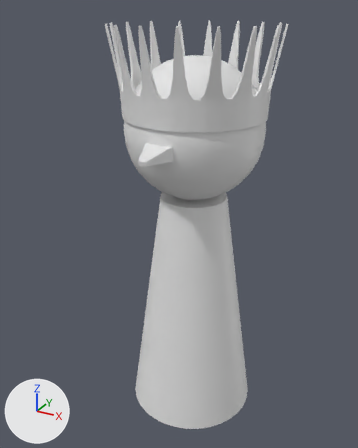
The Blender file Assets/blenderAsset/player.blend as it was, and as the next commit left it.
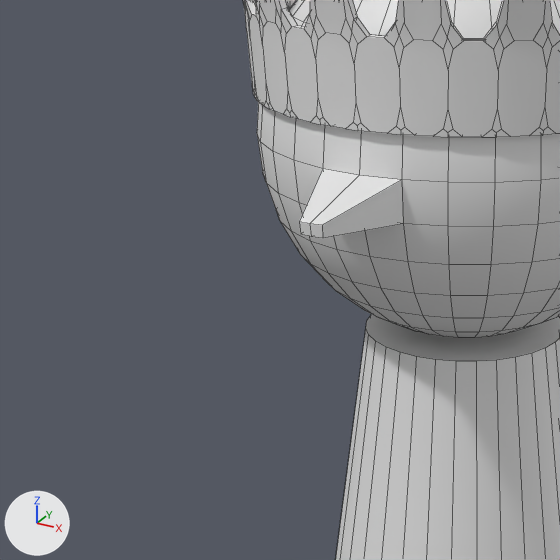
Each version appears first whole from a 50 mm camera at (0.203, -0.399, 0.398) aimed at (0.003, -0.035, 0.216), and next in a close-up on the part from 10% to 63% of the width and 19% to 61% of the height. The axes (+X, +Y, +Z) are drawn at lower left. The lights are the same throughout. The close-ups show mesh edges as thin lines.

The first close-up shows '円柱'.
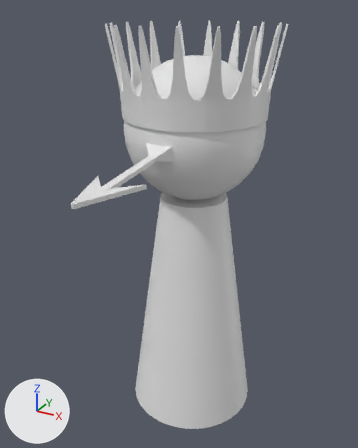
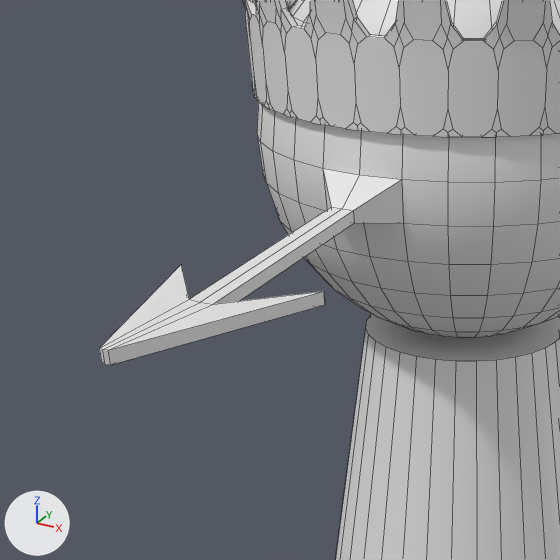
The edits, one by one:
me_円柱 is used by ob_円柱; location (0.0, 0.0, 0.0).
me_円柱 had 1768 vertices, 1384 faces and spanned x -0.075..0.075, y -0.089..0.075, z 0.0..0.385.
me_円柱 now has 1788 vertices, 1404 faces and spans x -0.075..0.075, y -0.172..0.075, z 0.0..0.385.
Part 1, on me_円柱:
2 faces are deleted.
3 vertices in x -0.004..0.004, y -0.089, z 0.285..0.288 move by (0.0, 0.016, 0.0).
3 vertices in x -0.003..0.003, y -0.089..-0.088, z 0.285..0.288 move by (0.0, 0.015, 0.0).
15 vertices are added at x -0.021..0.021, y -0.172..-0.116, z 0.278..0.282.
5 new vertices lie (0.0, 0.0, 0.004) away from vertices in x -0.021..0.021, y -0.172..-0.116, z 0.278.
22 new faces join them.

Pixel boxes [x1, y1, x2, y2] of what changed, in the close-ups (560 x 560 px):
'円柱', reshaped
    before: [243, 0, 560, 560]
    after: [99, 0, 560, 560]
part 1 of me_円柱, built on
    before: [299, 169, 403, 238]
    after: [99, 169, 403, 365]
